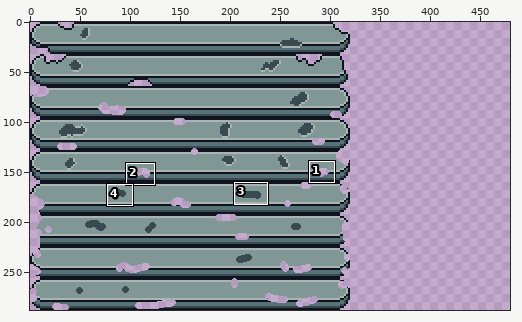
A pixel-art file gets an edit: aseprite_files/Menu.aseprite. Above, an overview of the earlier version with the close-up marked.
Close-up. First the earlier version:
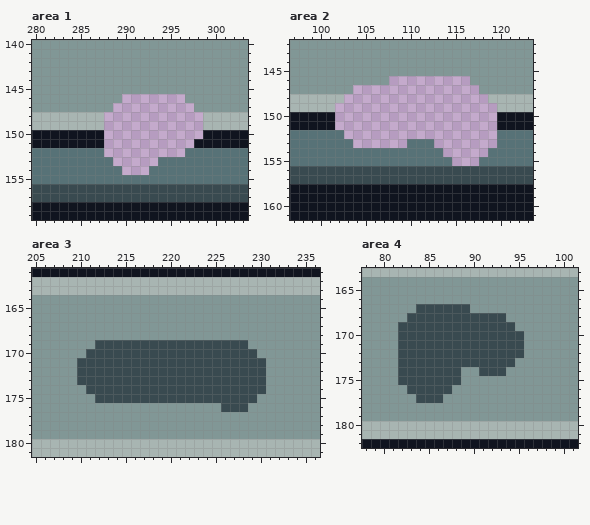
320x288 pixels, 1 frame. Shown: area 1: x 280..303, y 140..159; area 2: x 97..123, y 142..161; area 3: x 205..236, y 161..181; area 4: x 78..101, y 163..182. The old version is drawn lined up with the new one, on the new canvas. The commit also changed other parts of the picture, which this record leaves out.
And afterwards:
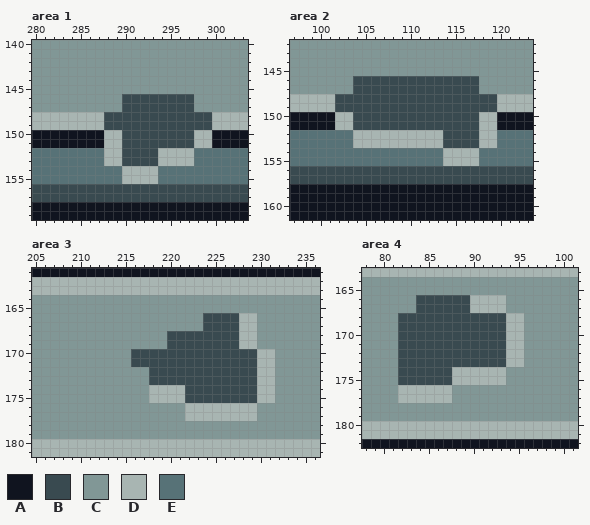
Palette (. is transparent): A #10141f  B #394a50  C #819796  D #a8b5b2  E #577277
Changes in this commit:
{"change": "canvas 320x288 -> 480x288"}
{"where": "area 1"}
{"y":146,"x":290,"old":".......C","new":"BBBBBBBB"}
{"y":147,"x":289,"old":".........","new":"CBBBBBBBB"}
{"y":148,"x":288,"old":"...........D","new":"BBBBBBBBBBBB"}
{"y":149,"x":288,"old":"...........D","new":"BBBBBBBBBBBB"}
{"y":150,"x":288,"old":"...........A","new":"DDBBBBBBBBDD"}
{"y":151,"x":288,"old":"..........AA","new":"DDBBBBBBBBDD"}
{"y":152,"x":288,"old":".........E","new":"DDBBBBDDDD"}
{"y":153,"x":288,"old":"E.....EEEE","new":"DDBBBBDDDD"}
{"y":154,"x":290,"old":"...E","new":"DDDD"}
{"y":155,"x":290,"old":"EEEE","new":"DDDD"}
{"where": "area 2"}
{"y":146,"x":104,"old":"CCCC.........C","new":"BBBBBBBBBBBBBB"}
{"y":147,"x":104,"old":"..............","new":"BBBBBBBBBBBBBB"}
{"y":148,"x":102,"old":"D................D","new":"BBBBBBBBBBBBBBBBBB"}
{"y":149,"x":102,"old":"..................","new":"BBBBBBBBBBBBBBBBBB"}
{"y":150,"x":102,"old":"..................","new":"DDBBBBBBBBBBBBBBDD"}
{"y":151,"x":102,"old":"..................","new":"DDBBBBBBBBBBBBBBDD"}
{"y":152,"x":103,"old":".................","new":"EDDDDDDDDDDBBBBDD"}
{"y":153,"x":104,"old":"......EEE.......","new":"DDDDDDDDDDBBBBDD"}
{"y":154,"x":114,"old":".....","new":"DDDDE"}
{"y":155,"x":114,"old":"E...","new":"DDDD"}
{"where": "area 3"}
{"y":166,"x":224,"old":"CCCCCC","new":"BBBBDD"}
{"y":167,"x":224,"old":"CCCCCC","new":"BBBBDD"}
{"y":168,"x":220,"old":"CCCCCCCCCC","new":"BBBBBBBBDD"}
{"y":169,"x":212,"old":"BBBBBBBB","new":"CCCCCCCC"}
{"y":169,"x":228,"old":"BC","new":"DD"}
{"y":170,"x":211,"old":"BBBBB","new":"CCCCC"}
{"y":170,"x":230,"old":"CC","new":"DD"}
{"y":171,"x":210,"old":"BBBBBB","new":"CCCCCC"}
{"y":171,"x":230,"old":"BC","new":"DD"}
{"y":172,"x":210,"old":"BBBBBBBB","new":"CCCCCCCC"}
{"y":172,"x":230,"old":"BC","new":"DD"}
{"y":173,"x":210,"old":"BBBBBBBB","new":"CCCCCCCC"}
{"y":173,"x":230,"old":"BC","new":"DD"}
{"y":174,"x":211,"old":"BBBBBBBBBBB","new":"CCCCCCCDDDD"}
{"y":174,"x":230,"old":"BC","new":"DD"}
{"y":175,"x":212,"old":"BBBBBBBBBB","new":"CCCCCCDDDD"}
{"y":175,"x":230,"old":"CC","new":"DD"}
{"y":176,"x":222,"old":"CCCCBBBC","new":"DDDDDDDD"}
{"y":177,"x":222,"old":"CCCCCCCC","new":"DDDDDDDD"}
{"where": "area 4"}
{"y":166,"x":84,"old":"CCCCCCCCCC","new":"BBBBBBDDDD"}
{"y":167,"x":90,"old":"CCCC","new":"DDDD"}
{"y":168,"x":82,"old":"C","new":"B"}
{"y":168,"x":94,"old":"CC","new":"DD"}
{"y":169,"x":94,"old":"BC","new":"DD"}
{"y":170,"x":94,"old":"BB","new":"DD"}
{"y":171,"x":94,"old":"BB","new":"DD"}
{"y":172,"x":94,"old":"BB","new":"DD"}
{"y":173,"x":94,"old":"BC","new":"DD"}
{"y":174,"x":88,"old":"BCCBBB","new":"DDDDDD"}
{"y":175,"x":88,"old":"BCCCCC","new":"DDDDDD"}
{"y":176,"x":82,"old":"CBBBBB","new":"DDDDDD"}
{"y":177,"x":82,"old":"CCBBBC","new":"DDDDDD"}
